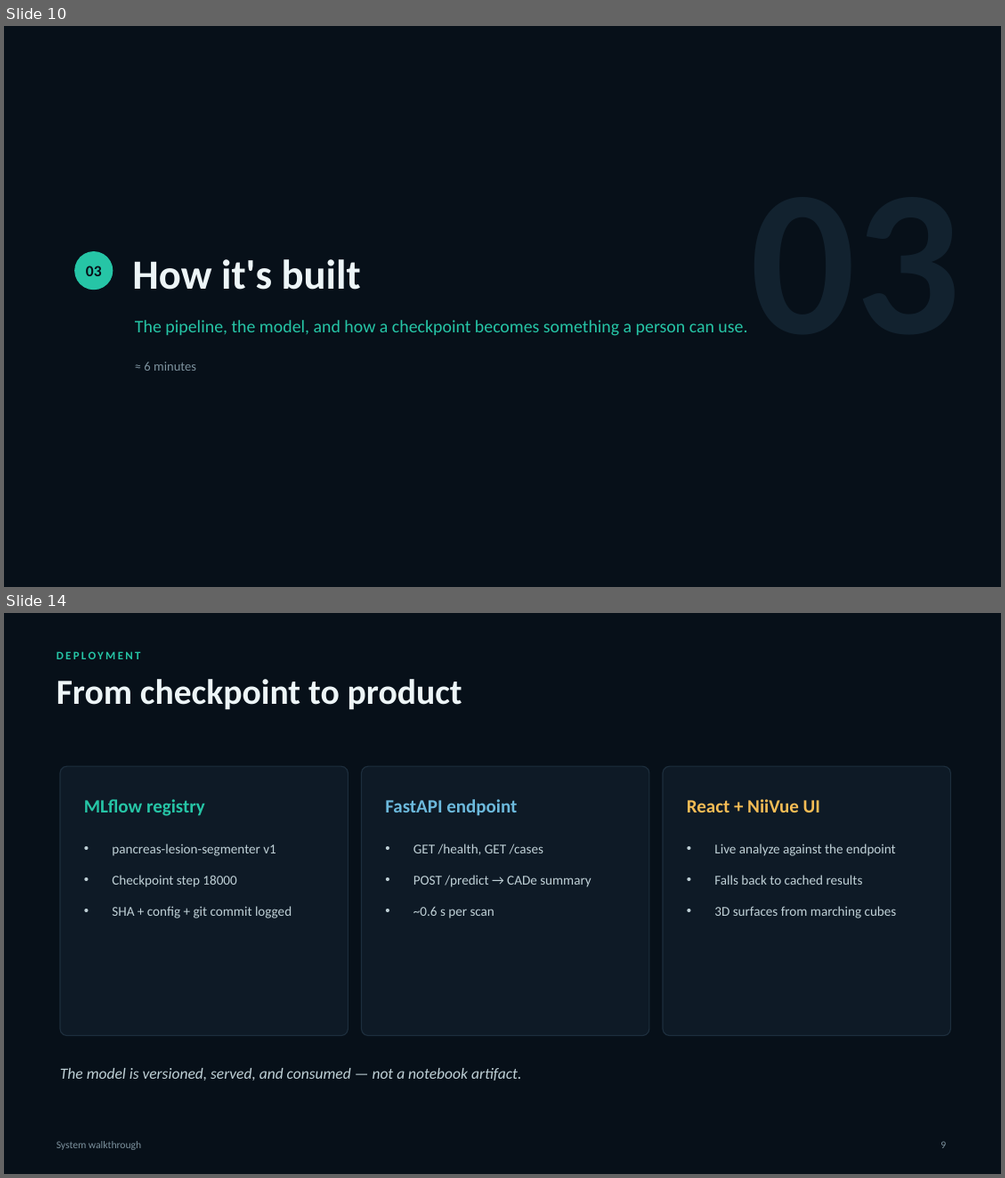
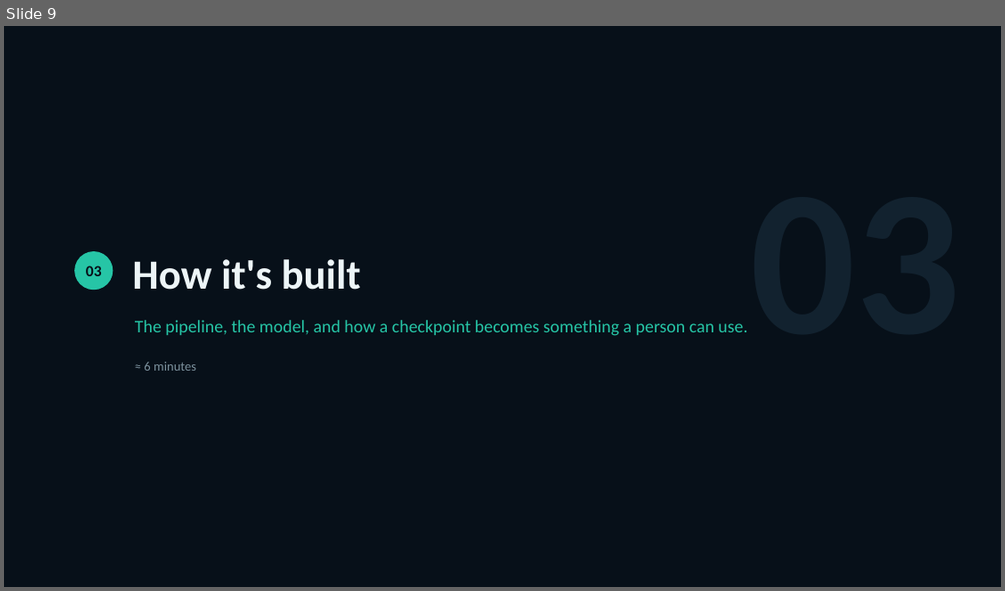
Before and after one commit to QuinnEvans34/JHU-panTS, a slide deck: week5/final-presentation.pptx. Shown one above the other, each under a label of ours: slides 10 and 14 before the commit, slide 9 after it; the slides between them are not shown. The pictures are 1005x1178 and 1005x591 pixels, drawn with LibreOffice and Linux fonts; fonts in the diff are those of the drawing. Boxes give left, top, right and bottom in pixels: in the first picture for what was removed or moved away, otherwise in the second. Text is boxed around its words. In the diff, an @@ line names an element or a change of style, - is before the commit and + after.

```diff
--- a/week5/final-presentation.pptx
+++ b/week5/final-presentation.pptx
@@ slide 14 removed at box(4, 613, 1001, 1174), background #071019 @@
@@ text removed at box(57, 651, 141, 659) @@
-DEPLOYMENT
@@ text removed at box(57, 679, 462, 710) @@
-From checkpoint to product
@@ rounded rectangle removed at box(60, 766, 348, 1036) @@
@@ rounded rectangle removed at box(362, 766, 649, 1036) @@
@@ rounded rectangle removed at box(663, 766, 951, 1036) @@
@@ text removed at box(84, 799, 205, 816) @@
-MLflow registry
@@ text removed at box(385, 799, 517, 816) @@
-FastAPI endpoint
@@ text removed at box(687, 799, 820, 812) @@
-React + NiiVue UI
@@ text removed at box(112, 844, 291, 918) @@
-• pancreas-lesion-segmenter v1
-• Checkpoint step 18000
-• SHA + config + git commit logged
@@ text removed at box(413, 844, 591, 918) @@
-• GET /health, GET /cases
-• POST /predict → CADe summary
-• ~0.6 s per scan
@@ text removed at box(714, 844, 897, 918) @@
-• Live analyze against the endpoint
-• Falls back to cached results
-• 3D surfaces from marching cubes
@@ text removed at box(60, 1068, 521, 1080) @@
-The model is versioned, served, and consumed — not a notebook artifact.
@@ text removed at box(57, 1141, 141, 1150) @@
-System walkthrough
@@ text removed at box(940, 1141, 946, 1148) @@
-9
@@ what was slide 10 is now slide 9 @@
```
Also in this commit, not shown: 13 slides changed, 2 other slides removed, 23 other files.
